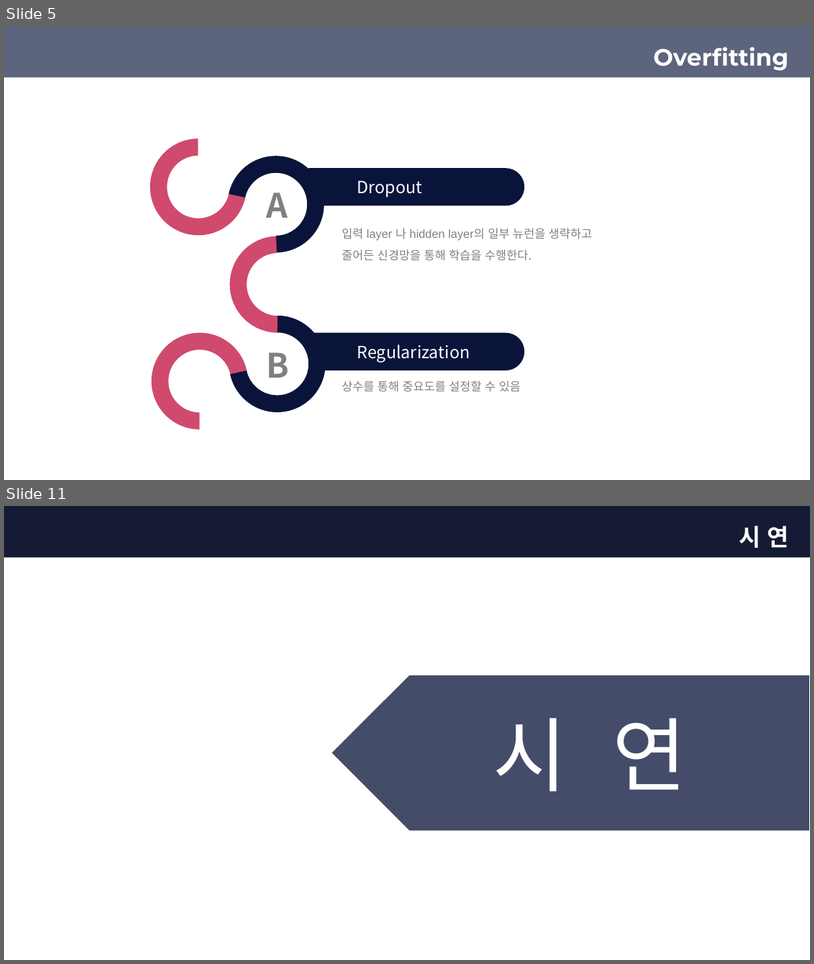
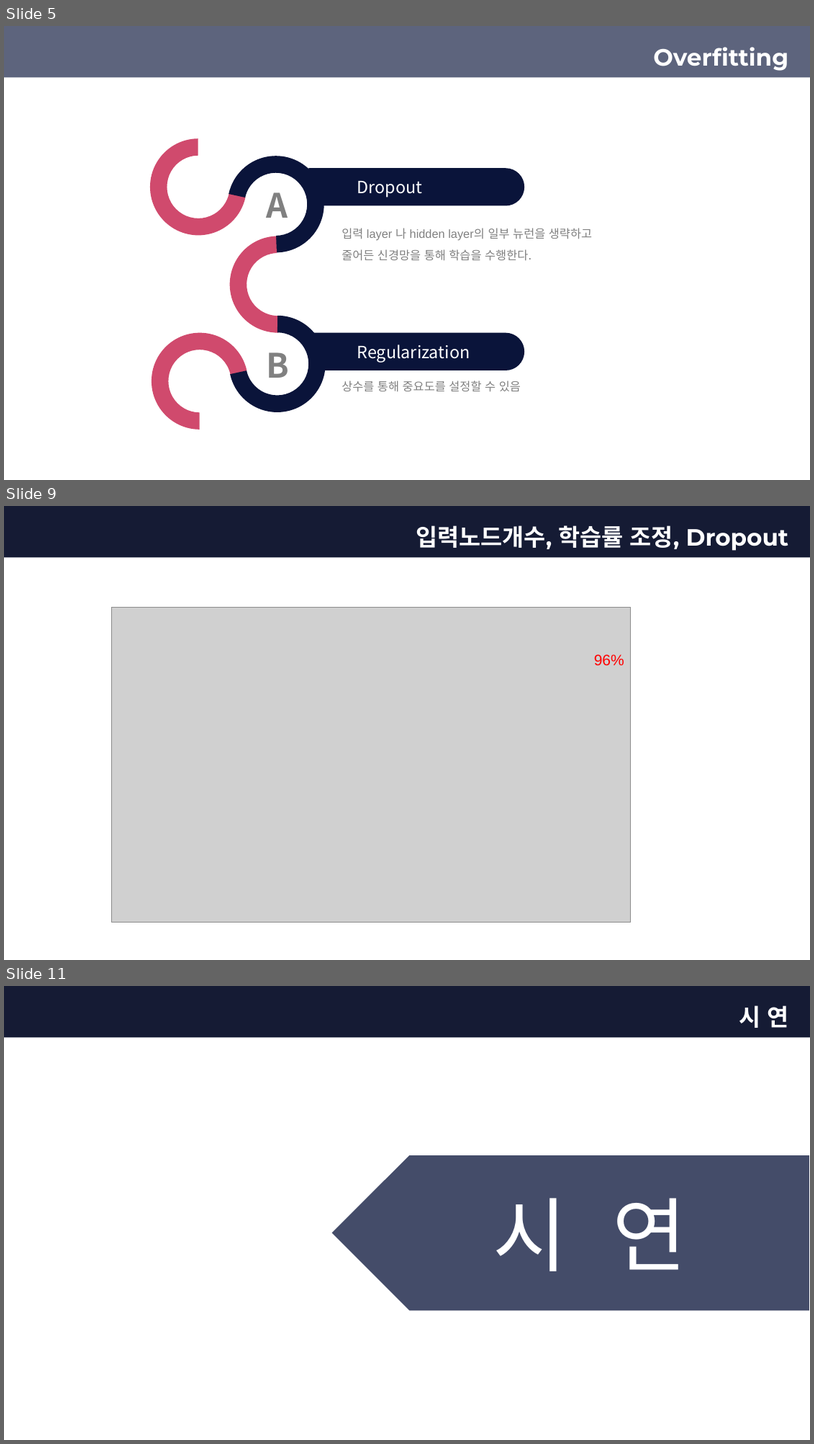
Before and after one commit to devGW/MNIST, a slide deck: ppt/인공지능 MNIST 발표(정건우).pptx. Shown one above the other, each under a label of ours: slides 5 and 11 before the commit, slides 5, 9 and 11 after it; the slides between them are not shown. The pictures are 814x964 and 814x1444 pixels, drawn with LibreOffice and Linux fonts; fonts in the diff are those of the drawing; grey boxes stand for pictures; background and template pictures are left out; a plain dark background stands for a picture behind light text. Boxes give left, top, right and bottom in pixels: in the first picture for what was removed or moved away, otherwise in the second. Text is boxed around its words. In the diff, an @@ line names an element or a change of style, - is before the commit and + after.

```diff
--- a/ppt/인공지능 MNIST 발표(정건우).pptx
+++ b/ppt/인공지능 MNIST 발표(정건우).pptx
@@ slide 9 added at (4, 506, 810, 960), background picture (left out); not listed: 2 template elements that a slide beside it also shows @@
@@ title added at (417, 525, 790, 551), 28 pt, text #FFFFFF, bold @@
+입력노드개수, 학습률 조정, Dropout
@@ picture added at (111, 607, 630, 921) @@
@@ text added at (594, 654, 625, 665), 18 pt, text #FF0000 @@
+96%
```
Also in this commit, not shown: 3 slides changed, 3 other slides added, 4 slides removed, 16 other files.
